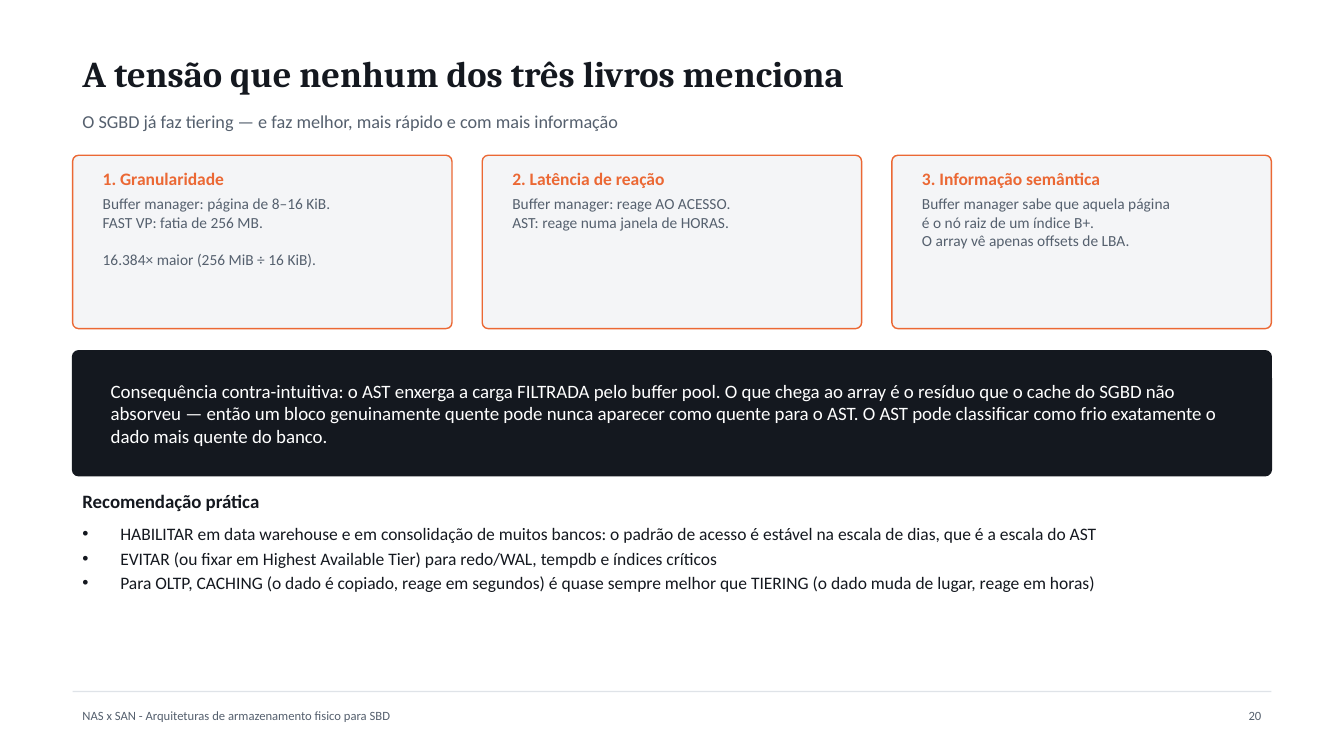
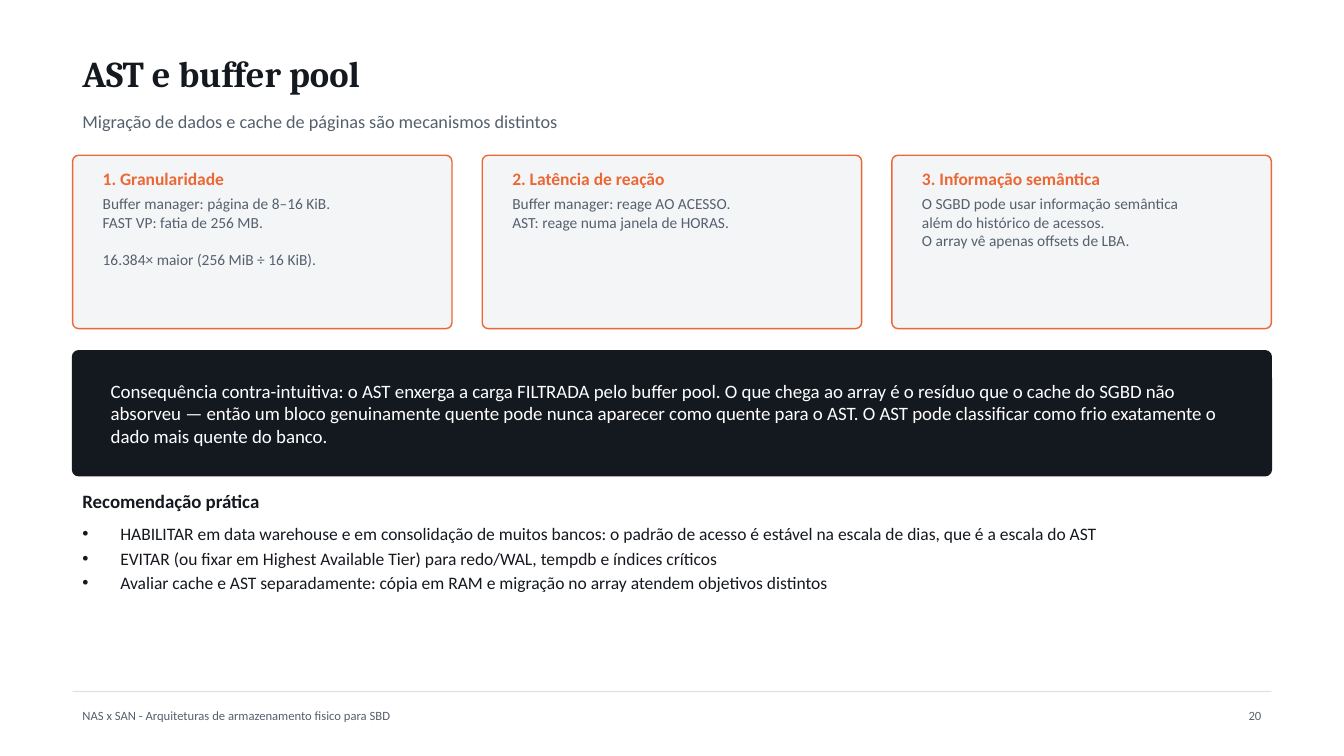
Before and after one commit to guilherme-hu/Trabalho-CBD, a slide deck: slide 21 of NAS, SAN e AST/Slides_NAS_SAN_Armazenamento_SBD.pptx. Drawn at 1344x756 pixels with LibreOffice and Linux fonts; fonts in the diff are those of the drawing. Boxes give left, top, right and bottom in pixels: in the first picture for what was removed or moved away, otherwise in the second. Text is boxed around its words. In the diff, an @@ line names an element or a change of style, - is before the commit and + after.

```diff
--- a/NAS, SAN e AST/Slides_NAS_SAN_Armazenamento_SBD.pptx
+++ b/NAS, SAN e AST/Slides_NAS_SAN_Armazenamento_SBD.pptx
@@ text at (82, 61, 360, 95): text changed @@
-A tensão que nenhum dos três livros menciona
+AST e buffer pool
@@ text at (82, 115, 558, 131): text changed @@
-O SGBD já faz tiering — e faz melhor, mais rápido e com mais informação
+Migração de dados e cache de páginas são mecanismos distintos
@@ text at (922, 198, 1178, 228): text changed @@
-Buffer manager sabe que aquela página
-é o nó raiz de um índice B+.
+O SGBD pode usar informação semântica
+além do histórico de acessos.
@@ text at (120, 577, 827, 592): text changed @@
-• Para OLTP, CACHING (o dado é copiado, reage em segundos) é quase sempre melhor que TIERING (o dado muda de lugar, reage em horas)
+• Avaliar cache e AST separadamente: cópia em RAM e migração no array atendem objetivos distintos
```
Also in this commit, not shown: 14 other slides changed, 1 slide removed, 19 other files.
